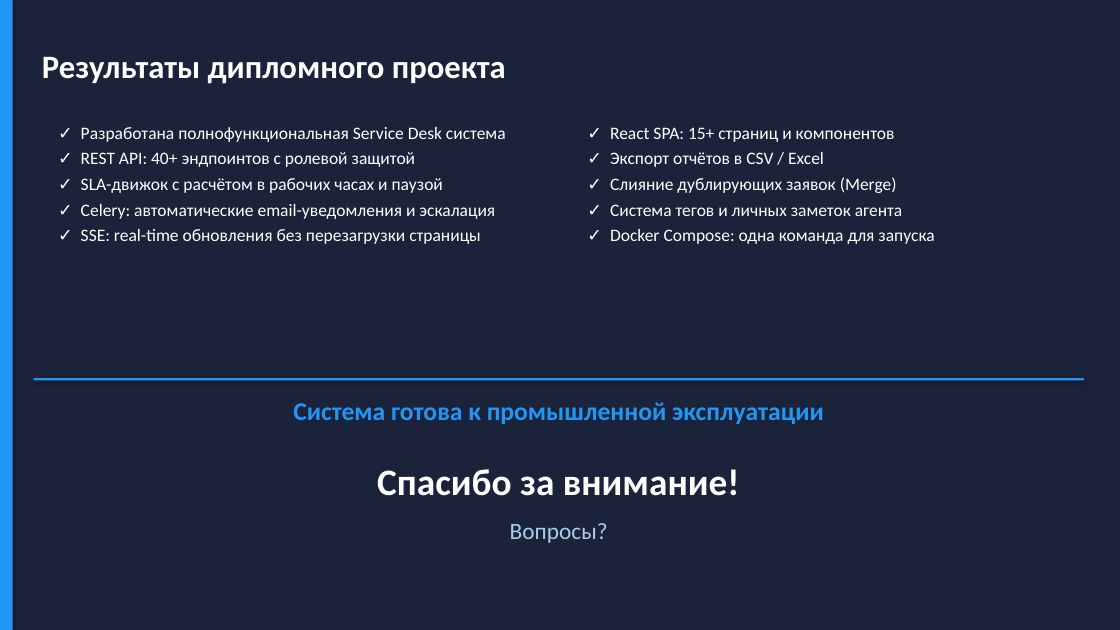
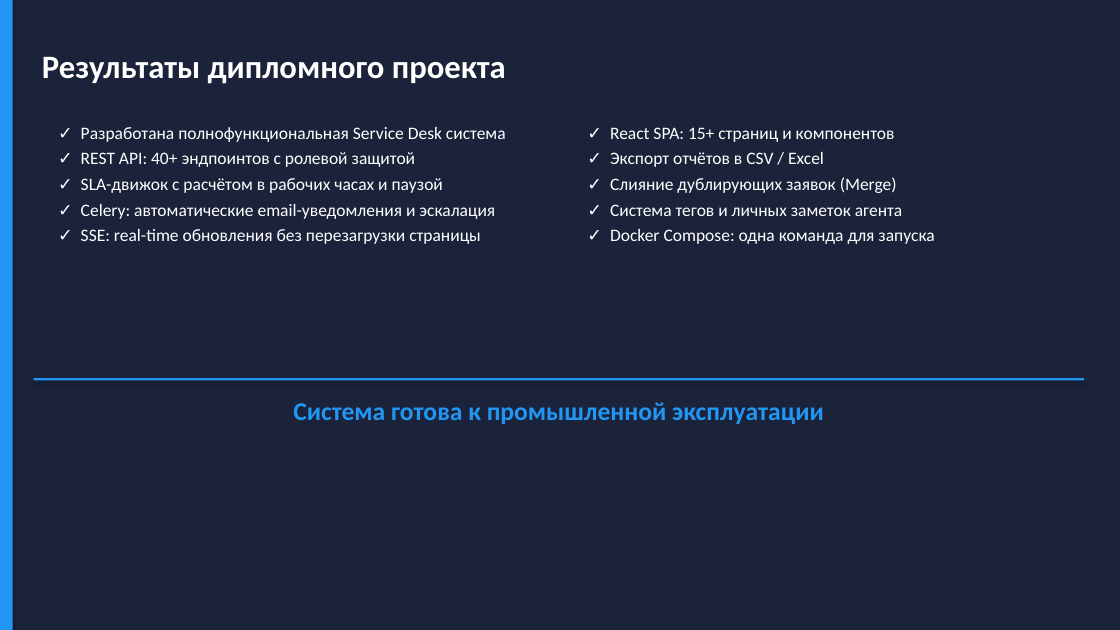
Before and after one commit to BoLshoiSvetKorol-del/service-desk, a slide deck: slide 14 of docs/diploma/Презентация_ServiceDesk.pptx. Drawn at 1120x630 pixels with LibreOffice and Linux fonts; fonts in the diff are those of the drawing. Boxes give left, top, right and bottom in pixels: in the first picture for what was removed or moved away, otherwise in the second. Text is boxed around its words. In the diff, an @@ line names an element or a change of style, - is before the commit and + after.

```diff
--- a/docs/diploma/Презентация_ServiceDesk.pptx
+++ b/docs/diploma/Презентация_ServiceDesk.pptx
@@ text removed at (x1=377, y1=469, x2=740, y2=496) @@
-Спасибо за внимание!
@@ text removed at (x1=510, y1=523, x2=608, y2=543) @@
-Вопросы?
```
Also in this commit, not shown: 3 other slides changed, 24 other files.
